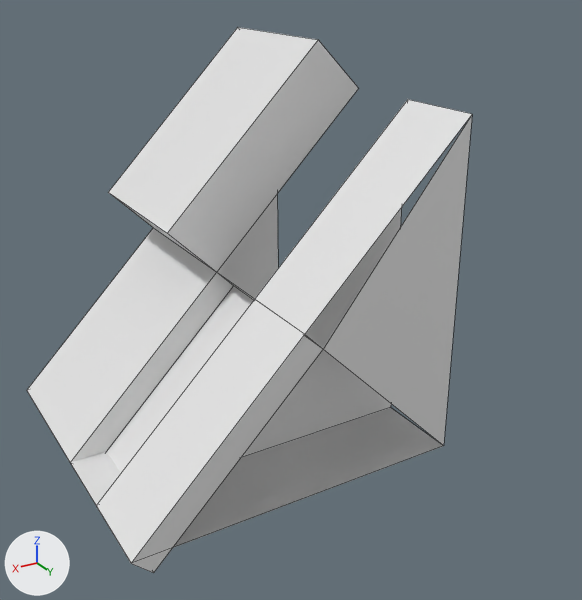
Renders of the Blender file Assets/Resources/Graphics/3DModels/ElementModels/SimpleGeometryPack/S.blend from each side of a commit.
Camera for both pictures: a 50 mm lens placed at (2.55, 4.1, 1.76), pointed at (0.21, 0.2, -0.19). Arrows for +X, +Y and +Z are at lower left; the lights stay in place. Mesh edges are drawn as thin lines.
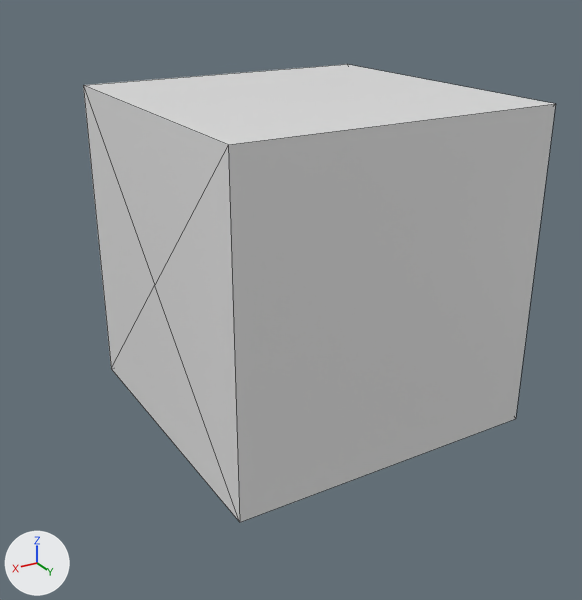
Where the change shows, as pixel boxes [x1, y1, x2, y2] in the pictures (582 x 600 px):
'Cube', reshaped, moved, turned
    before: [27, 27, 472, 573]
    after: [83, 64, 555, 522]

The change in detail:
me_cube is used by ob_cube; location (0.302, 0.0, -0.302); rotation (0.0, -0.00175, 3.142), in degrees (0, -0.1, 180).
me_cube had 41 vertices, 34 faces, 1 loose edge and spanned x -1.3..0.7, y -1.0..1.0, z -0.81..1.6.
me_cube now has 10 vertices, 12 faces and spans x -1.0..1.0, y -1.0..1.0, z -1.0..1.0.
me_cube part 1: the whole mesh is rebuilt.
Object 'Cube' (ob_cube) turns from (0, -0.1, 180) to (0, 0, 0) degrees about x, y and z.
Object 'Cube' (ob_cube) moves from (0.302, 0.0, -0.302) to (0.0, 0.0, 0.0).
